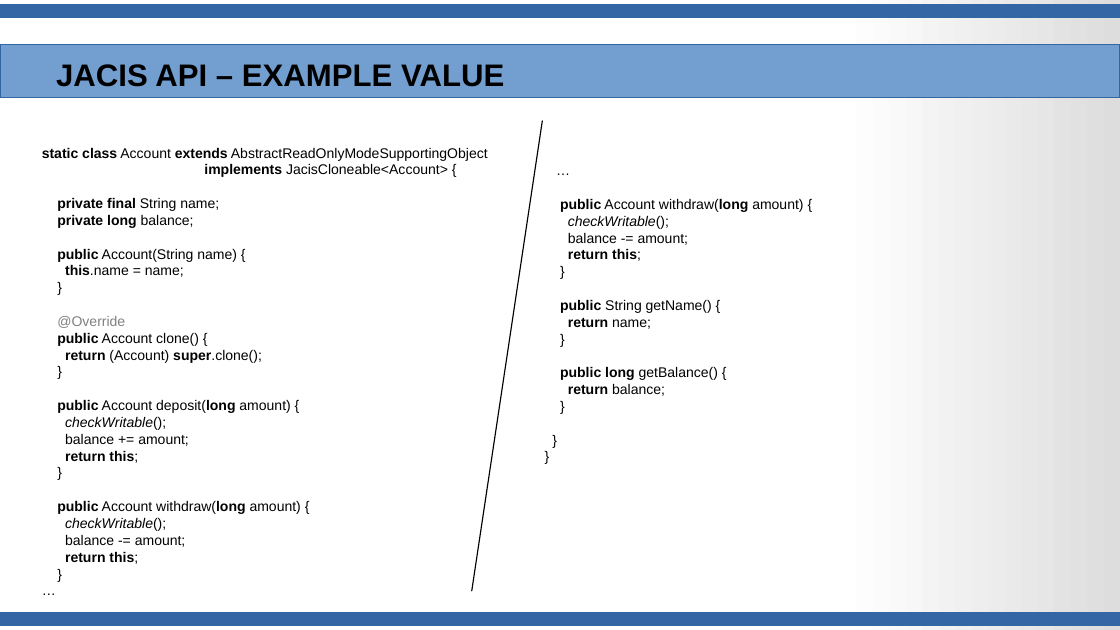
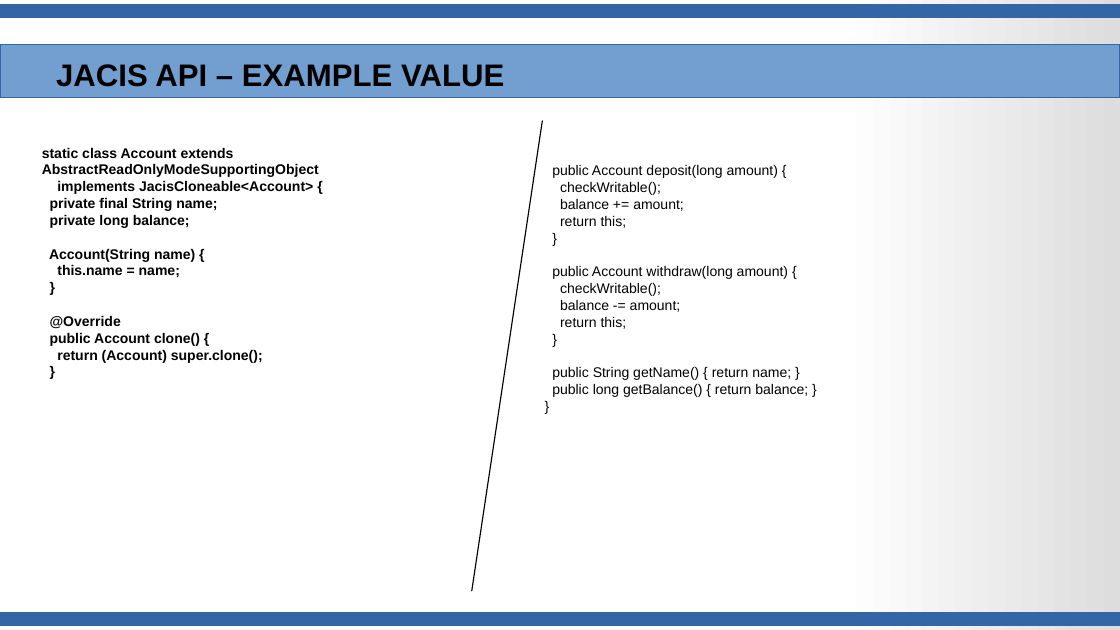
Before and after one commit to JanWiemer/jacis, a slide deck: slide 35 of doc/JACIS-Presentation.odp. Drawn at 1120x630 pixels with LibreOffice and Linux fonts; fonts in the diff are those of the drawing. Boxes give left, top, right and bottom in pixels: in the first picture for what was removed or moved away, otherwise in the second. Text is boxed around its words. In the diff, an @@ line names an element or a change of style, - is before the commit and + after.

```diff
--- a/doc/JACIS-Presentation.odp
+++ b/doc/JACIS-Presentation.odp
@@ text at <box>42,148,319,363</box>: bold on in "Account AbstractReadOnlyModeSupportingObject", "JacisCloneable<Account> {", "String name;", "balance;" and 6 more places; text colour #808080 to #000000 in "@Override" @@
@@ text at <box>552,165,778,228</box>: text changed @@
-…
+public Account deposit(long amount) {
+checkWritable();
+balance += amount;
+return this;
+}
@@ text at <box>49,249,195,262</box>: text changed; bold on @@
-public Account(String name) {
+Account(String name) {
@@ text at <box>552,266,788,329</box>: bold off in "public withdraw(long", "return this;"; italic off in "checkWritable();" @@
@@ text at <box>552,367,808,397</box>: text changed @@
-public String getName() {
-return name;
+public String getName() { return name; }
+public long getBalance() { return balance; }
@@ text at <box>560,367,718,396</box>: paragraphs removed @@
-public long getBalance() {
-return balance;
-}
-}
-}
@@ text at <box>57,400,301,564</box>: paragraphs removed @@
-public Account deposit(long amount) {
-checkWritable();
-balance += amount;
-return this;
-}
-public Account withdraw(long amount) {
-checkWritable();
-balance -= amount;
-return this;
-}
-…
```
Also in this commit, not shown: 20 other slides changed, 1 other file.
